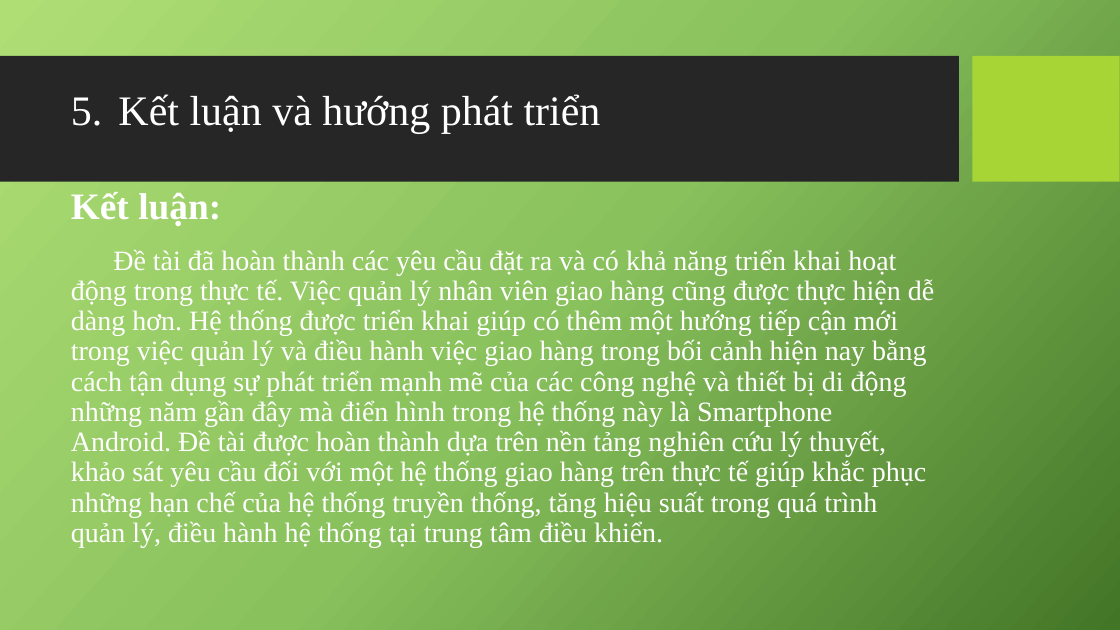
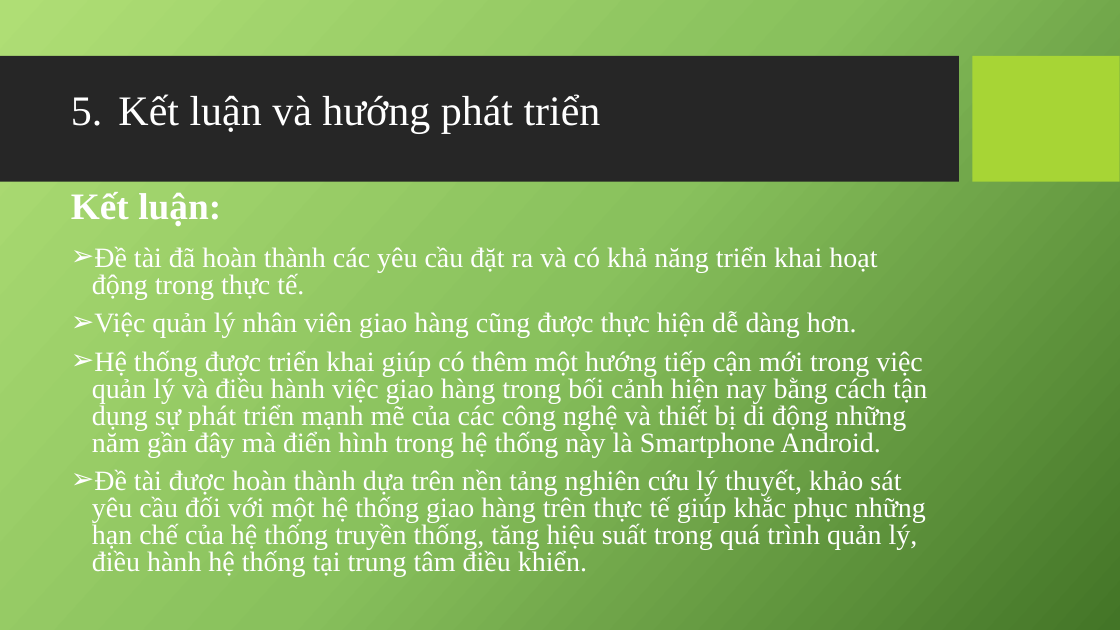
Before and after one commit to mrbadao/ordersys, a slide deck: slide 21 of 04_Documents/10520490_Khoa_Luan_Tot_Nghiep.pptx (slide 20 before the commit). Drawn at 1120x630 pixels with LibreOffice and Linux fonts; fonts in the diff are those of the drawing; background and template pictures are left out. Boxes give left, top, right and bottom in pixels: in the first picture for what was removed or moved away, otherwise in the second. Text is boxed around its words. In the diff, an @@ line names an element or a change of style, - is before the commit and + after.

```diff
--- a/04_Documents/10520490_Khoa_Luan_Tot_Nghiep.pptx
+++ b/04_Documents/10520490_Khoa_Luan_Tot_Nghiep.pptx
@@ text at box(92, 246, 927, 576): text changed @@
-Đề tài đã hoàn thành các yêu cầu đặt ra và có khả năng triển khai hoạt động trong thực tế. Việc quản lý nhân viên giao hàng cũng được thực hiện dễ dàng hơn. Hệ thống được triển khai giúp có thêm một hướng tiếp cận mới trong việc quản lý và điều hành việc giao hàng trong bối cảnh hiện nay bằng cách tận dụng sự phát triển mạnh mẽ của các công nghệ và thiết bị di động những năm gần đây mà điển hình trong hệ thống này là Smartphone Android. Đề tài được hoàn thành dựa trên nền tảng nghiên cứu lý thuyết, khảo sát yêu cầu đối với một hệ thống giao hàng trên thực tế giúp khắc phục những hạn chế của hệ thống truyền thống, tăng hiệu suất trong quá trình quản lý, điều hành hệ thống tại trung tâm điều khiển.
+➢ Đề tài đã hoàn thành các yêu cầu đặt ra và có khả năng triển khai hoạt động trong thực tế.
+➢ Việc quản lý nhân viên giao hàng cũng được thực hiện dễ dàng hơn.
+➢ Hệ thống được triển khai giúp có thêm một hướng tiếp cận mới trong việc quản lý và điều hành việc giao hàng trong bối cảnh hiện nay bằng cách tận dụng sự phát triển mạnh mẽ của các công nghệ và thiết bị di động những năm gần đây mà điển hình trong hệ thống này là Smartphone Android.
+➢ Đề tài được hoàn thành dựa trên nền tảng nghiên cứu lý thuyết, khảo sát yêu cầu đối với một hệ thống giao hàng trên thực tế giúp khắc phục những hạn chế của hệ thống truyền thống, tăng hiệu suất trong quá trình quản lý, điều hành hệ thống tại trung tâm điều khiển.
```
Also in this commit, not shown: 5 other slides changed, 1 slide added, 1 other file.
